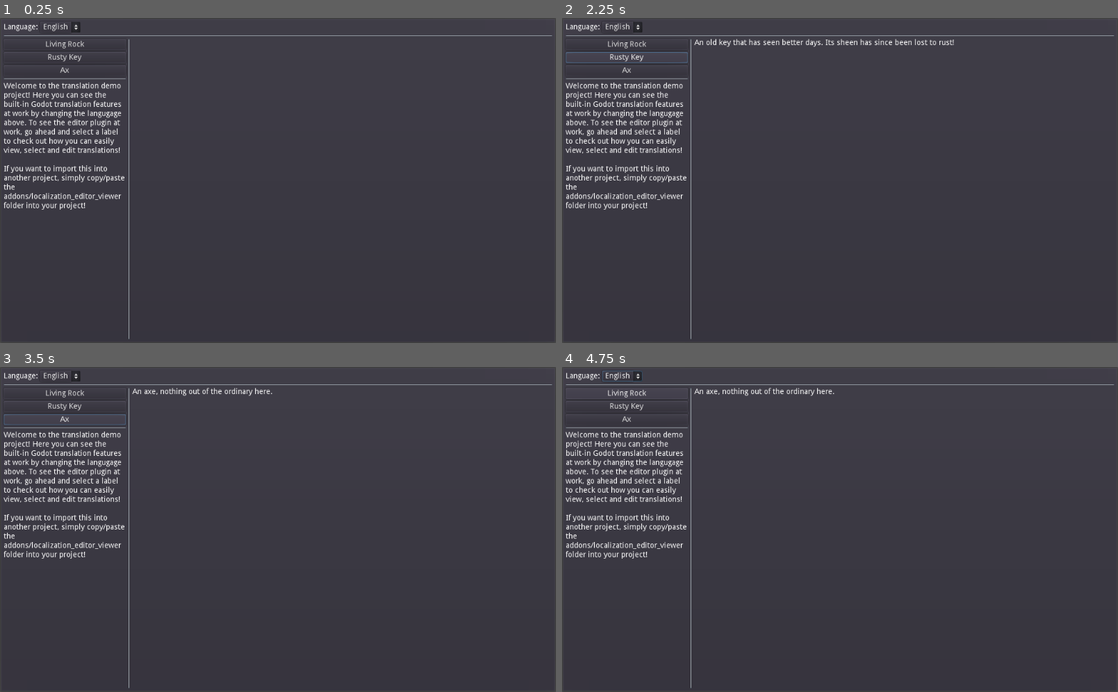
Above: before the commit, frames 1-4 (two rows, left to right).
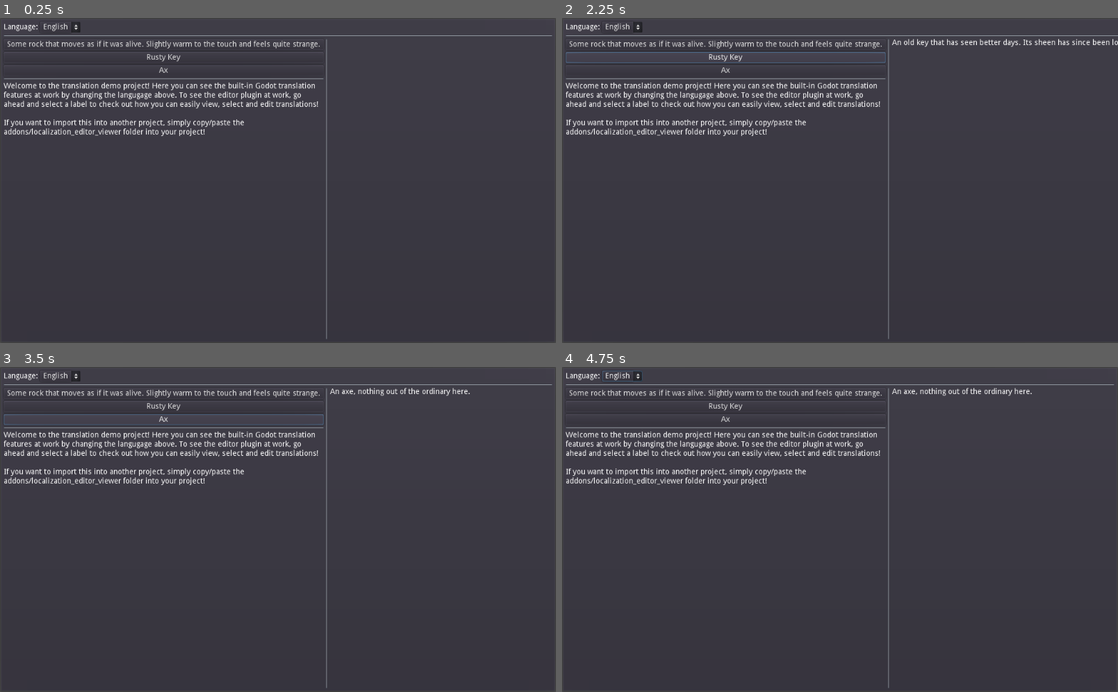
Above: after the commit, the same moments.

Repository: Wyxaldir/GodotInEditorTranslationPlugin
Game: Godot game, scene res://translation_demo/demo.tscn
Two runs of this game, one before a commit and one after it. Both use one fixed random seed, a clock stepped at 60 frames per second and the inputs below.
Inputs:
- Up to frame 1 (0.25 s): no input
- Up to frame 2 (2.25 s): click "English" at 0.5 s; click "Living Rock" (after the commit: "Some rock that moves as if it…") at 1.25 s; click "Rusty Key" at 2 s
- Up to frame 3 (3.5 s): click "Ax" at 2.75 s
- Up to frame 4 (4.75 s): click "English" at 3.5 s; click "Living Rock" (after the commit: "Some rock that moves as if it…") at 4.25 s

The runs differ from the first frame. In frame 1, 4.5% of the frame differs, in the area x 0-59%, y 6-99%; in frame 2, 5.2%, in the area x 0-100%, y 5-99%; in frame 3, 5.0%; in frame 4, 4.8%.

Commit message:
Fixed some project settings, added screenshot.

Diff:
--- a/project.godot
+++ b/project.godot
@@ -55,7 +55,7 @@
 
 common/enable_pause_aware_picking=true
 
-[viun_plugins]
+[translation_plugin]
 
-translation_plugin/translations_location="res://translations/"
-translation_plugin/valid_variable_names=PoolStringArray( "text" )
+translations_location="res://translations/"
+valid_variable_names=PoolStringArray( "text" )
--- a/translation_demo/demo.tscn
+++ b/translation_demo/demo.tscn
@@ -66,7 +66,7 @@
 [node name="LivingRock" type="Button" parent="ContentContainer/MainContainer/HBoxContainer/ItemBrowser"]
 margin_right = 225.0
 margin_bottom = 20.0
-text = "KEY_LIVING_ROCK_NAME"
+text = "KEY_LIVING_ROCK"
 
 [node name="RustyKey" type="Button" parent="ContentContainer/MainContainer/HBoxContainer/ItemBrowser"]
 margin_top = 24.0
Not shown, changed: addons/localization_editor_viewer/localization_editor_viewer.gd
Not shown, changed: addons/localization_editor_viewer/localziation_editor_viewer_plugin.gd
Not shown, changed: addons/localization_editor_viewer/ui/localization_editor_viewer.gd
Not shown, added: screenshots/.gdignore
Binary file added: screenshots/preview.png
Not shown, added: screenshots/preview.png.import
